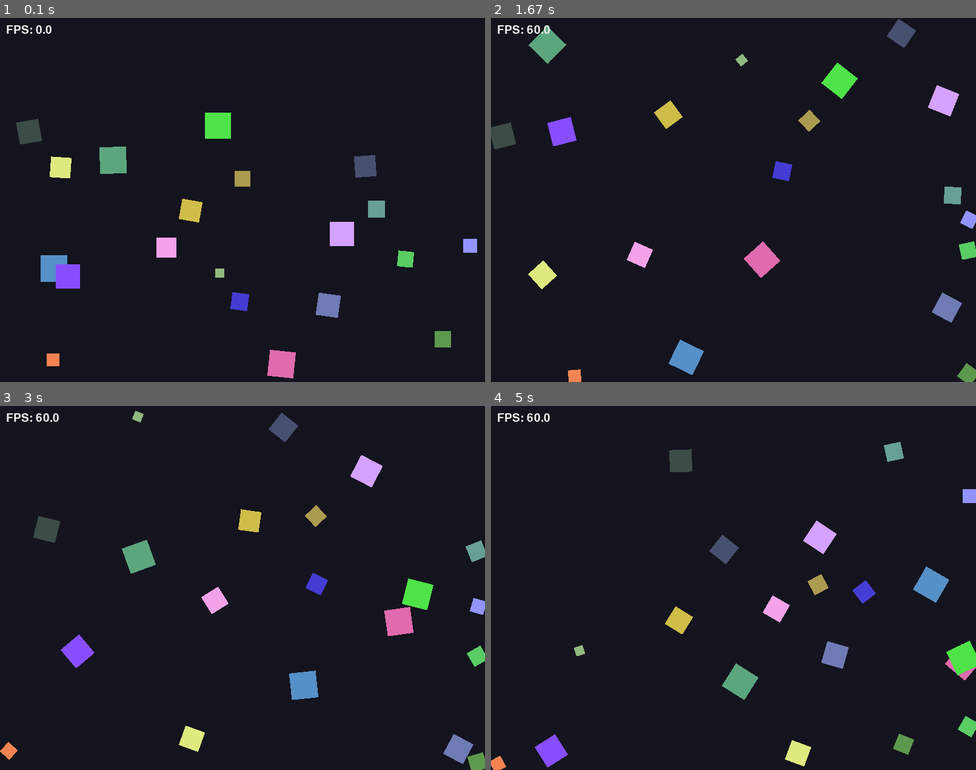
Above: before the commit, frames 1-4 (two rows, left to right).
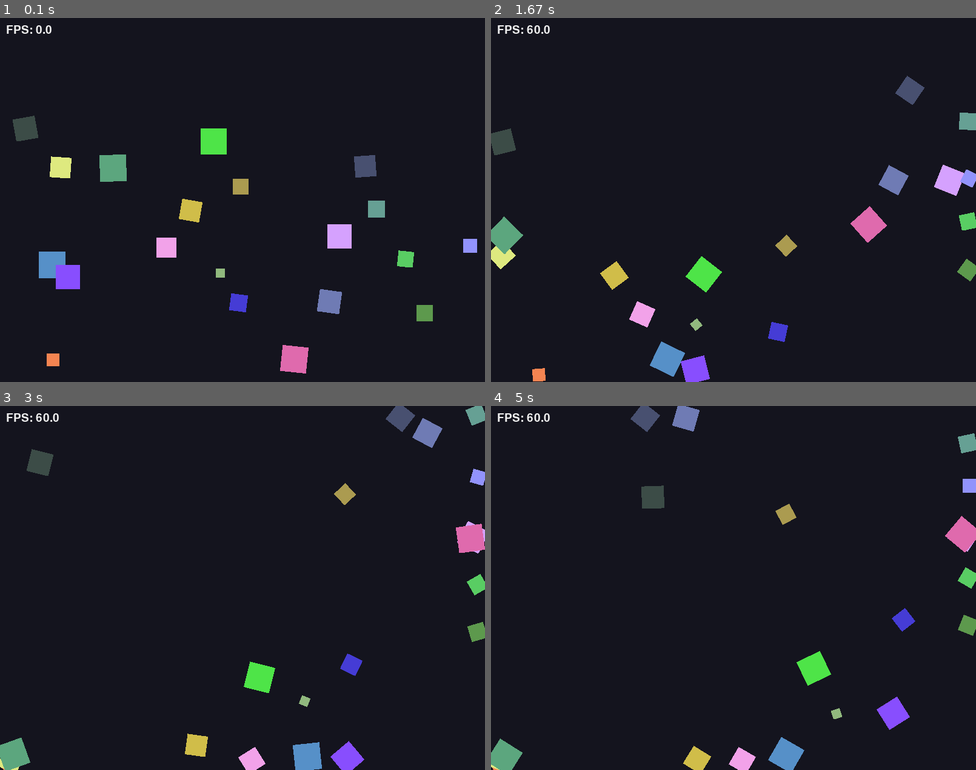
Above: after the commit, the same moments.

Repository: AgentAK2007/lab8-pygame
Game: pygame game, started from main.py
The game is run twice, just before and just after one commit, with the same random seed, the same clock (stepped at 60 frames per second) and the same inputs.
Inputs:
- Up to frame 1 (0.1 s): no input
- Up to frame 2 (1.67 s): no input
- Up to frame 3 (3 s): no input
- Up to frame 4 (5 s): no input

The runs differ from the first frame. In frame 1, 2.3% of the frame differs, in the area x 2-93%, y 26-99%; in frame 2, 8.5%; in frame 3, 8.5%, in the area x 0-100%, y 0-100%; in frame 4, 8.2%.

Commit message:
feat: Chasing Behavior

Diff:
--- a/main.py
+++ b/main.py
@@ -7,7 +7,6 @@
 WINDOW_HEIGHT = 600
 MIN_SQUARE_SIZE = 15
 MAX_SQUARE_SIZE = 50
-# BASE_SPEED increased from 120 to 7200 because pixels-per-second Time-Based is used
 BASE_SPEED = 7200
 SQUARE_COUNT = 20
 BACKGROUND_COLOR = (20, 20, 30)
@@ -47,14 +46,12 @@
 
     def get_center(self) -> tuple[float, float]:
         """Return the center point used for interaction math between squares."""
-        # Center is the top-left x,y plus half the width/height.
         return (self.x + self.size / 2, self.y + self.size / 2)
 
     def distance_between_centers(self, other: 'MovingSquare') -> float:
         """Compute Euclidean distance from this square's center to another's."""
         cx1, cy1 = self.get_center()
         cx2, cy2 = other.get_center()
-        # math.hypot calculates Euclidean distance.
         return math.hypot(cx1 - cx2, cy1 - cy2)
 
     def find_nearest_larger_square(self, squares: list['MovingSquare']) -> 'MovingSquare | None':
@@ -63,11 +60,9 @@
         min_distance = float('inf')
 
         for other in squares:
-            # Skip self and dead squares that haven't been cleaned up yet
             if other is self or other.is_dead:
                 continue
 
-            # Only care about strictly larger squares.
             if other.size > self.size:
                 dist = self.distance_between_centers(other)
                 if dist < min_distance:
@@ -76,72 +71,105 @@
 
         return closest_square
 
+    def find_nearest_smaller_square(self, squares: list['MovingSquare']) -> 'MovingSquare | None':
+        """Return the closest square that is strictly smaller than this one."""
+        closest_square = None
+        min_distance = float('inf')
+
+        for other in squares:
+            if other is self or other.is_dead:
+                continue
+
+            # Only care about strictly smaller squares for chasing
+            if other.size < self.size:
+                dist = self.distance_between_centers(other)
+                if dist < min_distance:
+                    min_distance = dist
+                    closest_square = other
+
+        return closest_square
+
     def compute_flee_vector(self, threat: 'MovingSquare') -> tuple[float, float]:
         """Return a normalized direction vector that points away from a threat."""
         cx_self, cy_self = self.get_center()
         cx_threat, cy_threat = threat.get_center()
 
-        # Vector pointing FROM threat TO self.
+        # Vector pointing from chasing square to self.
         dx = cx_self - cx_threat
         dy = cy_self - cy_threat
 
         distance = math.hypot(dx, dy)
-
-        # Zero-distance guard to prevent division by zero.
         if distance == 0:
             return (random.choice([-1, 1]), random.choice([-1, 1]))
 
-        # Normalize so only direction remains.
         return (dx / distance, dy / distance)
 
-    def apply_flee_and_jitter(self, squares: list['MovingSquare']) -> None:
-        """Steer away from nearby larger squares while keeping random motion jitter."""
+    def compute_chase_vector(self, prey: 'MovingSquare') -> tuple[float, float]:
+        """Return a normalized direction vector that points toward a prey."""
+        cx_self, cy_self = self.get_center()
+        cx_prey, cy_prey = prey.get_center()
+
+        # Vector pointing from self TO prey so its inverse of flee.
+        dx = cx_prey - cx_self
+        dy = cy_prey - cy_self
+
+        distance = math.hypot(dx, dy)
+        if distance == 0:
+            return (random.choice([-1, 1]), random.choice([-1, 1]))
+
+        return (dx / distance, dy / distance)
+
+    def apply_steering_and_jitter(self, squares: list['MovingSquare']) -> None:
+        """Steer away from larger squares, chase smaller ones, and keep random motion jitter."""
         threat = self.find_nearest_larger_square(squares)
-
-        # If a larger square is close enough, switch to flee steering.
+        prey = self.find_nearest_smaller_square(squares)
+
+        # Flee if a chasing square is close
         if threat and self.distance_between_centers(threat) < 150:
             flee_vx, flee_vy = self.compute_flee_vector(threat)
-
-            # Escape speed is size-dependent: smaller means faster.
             escape_speed = BASE_SPEED / self.size
             self.vx = flee_vx * escape_speed
             self.vy = flee_vy * escape_speed
 
-        # Blend steering with small random changes to avoid rigid movement.
+        # Hunt feature  Chase if prey is in range and not being chased
+        elif prey and self.distance_between_centers(prey) < 200:
+            chase_vx, chase_vy = self.compute_chase_vector(prey)
+            chase_speed = BASE_SPEED / self.size
+            self.vx = chase_vx * chase_speed
+            self.vy = chase_vy * chase_speed
+
+        # Blend steering with small random changes to avoid straight rigid movement.
         if random.random() < 0.05:
-            # Scaled for per-second velocity units.
             self.vx += random.choice([-30.0, 30.0])
             self.vy += random.choice([-30.0, 30.0])
 
-            # Cap speed to prevent runaway acceleration.
             max_speed = BASE_SPEED / self.size
             self.vx = max(-max_speed, min(max_speed, self.vx))
             self.vy = max(-max_speed, min(max_speed, self.vy))
 
-        # Apply random angular acceleration for visual variety.
+        # Apply random angular acceleration for visual variety and randomness.
         if random.random() < 0.10:
-            # Scaled for per-second rotation units.
             self.rotation_speed += random.choice([-120.0, 120.0])
 
         self.rotation_speed = max(-360.0, min(360.0, self.rotation_speed))
 
     def update(self, squares: list['MovingSquare'], dt: float) -> None:
         """Update steering and position using time-based motion."""
-        # NEW: Aging Logic
+        # Aging Logic
         self.age += dt
         if self.age >= self.lifespan:
             self.is_dead = True
             return  # Stop moving if dead
 
-        # Update steering state before applying movement.
-        self.apply_flee_and_jitter(squares)
-
-        # Time-based integration keeps behavior stable across frame rates.
+        # Updates Steering state before applying movement.
+        self.apply_steering_and_jitter(squares)
+
+        # Time-based integration
         self.x += self.vx * dt
         self.y += self.vy * dt
         self.angle = (self.angle + self.rotation_speed * dt) % 360
 
-        # Bounce off the simulation bounds.
+        # Bounce off the games boundarys.
         if self.x <= 0 or self.x >= WINDOW_WIDTH - self.size:
             self.vx *= -1
             self.x = max(0, min(self.x, float(WINDOW_WIDTH - self.size)))
@@ -163,7 +191,7 @@
     """Initialize pygame, run the main loop, and render simulation + FPS overlay."""
     pygame.init()
     screen = pygame.display.set_mode((WINDOW_WIDTH, WINDOW_HEIGHT))
-    pygame.display.set_caption("Random Moving Squares with Lifecycle")
+    pygame.display.set_caption("Random Moving Squares with Lifecycle and Chase")
     clock = pygame.time.Clock()
     fps_font = pygame.font.SysFont(None, 28)
 
@@ -171,7 +199,6 @@
 
     running = True
     while running:
-        # Delta time in seconds for frame-rate independent motion.
         dt = clock.tick(FPS) / 1000.0
 
         for event in pygame.event.get():
@@ -179,10 +206,9 @@
                 running = False
 
         for square in squares:
-            # Each square needs full group context for flee behavior.
             square.update(squares, dt)
 
-        # Rebirth Logic (Check for dead squares and replace them)
+        # Rebirth Logic
         for i in range(len(squares)):
             if squares[i].is_dead:
                 squares[i] = MovingSquare()
